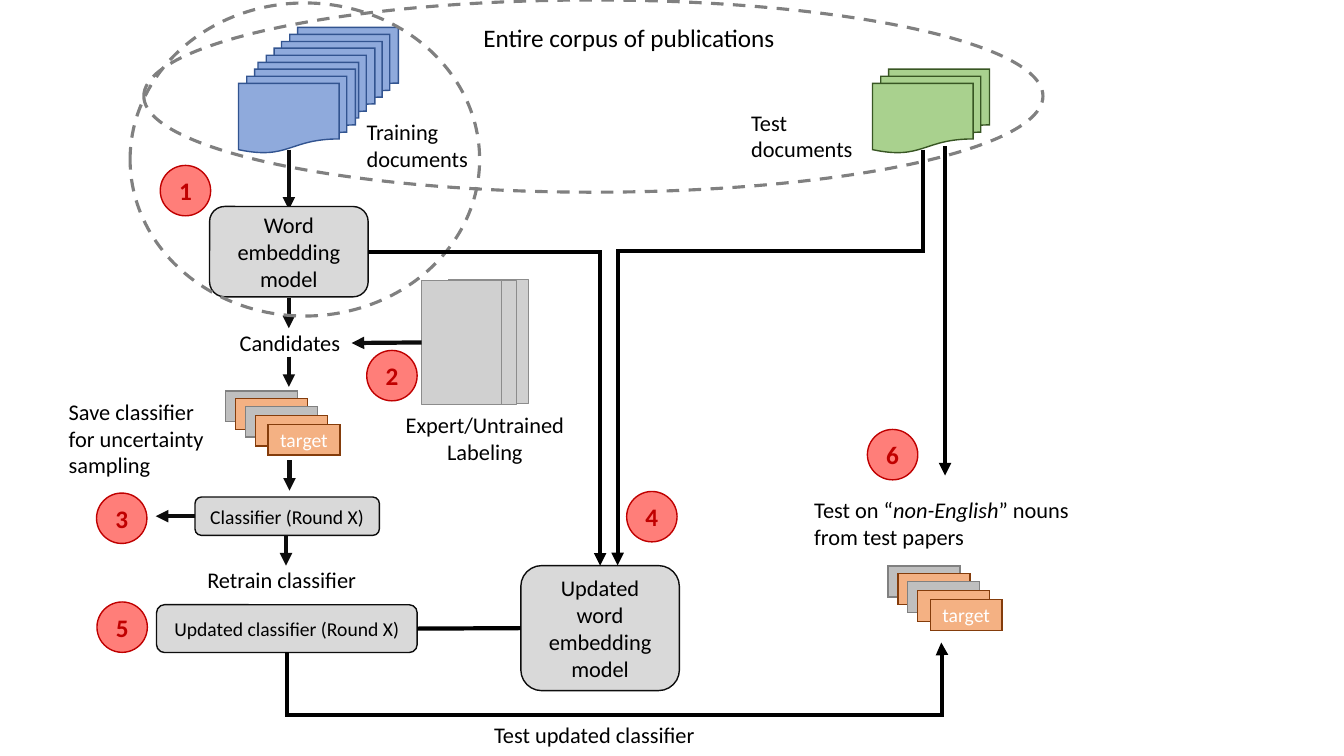
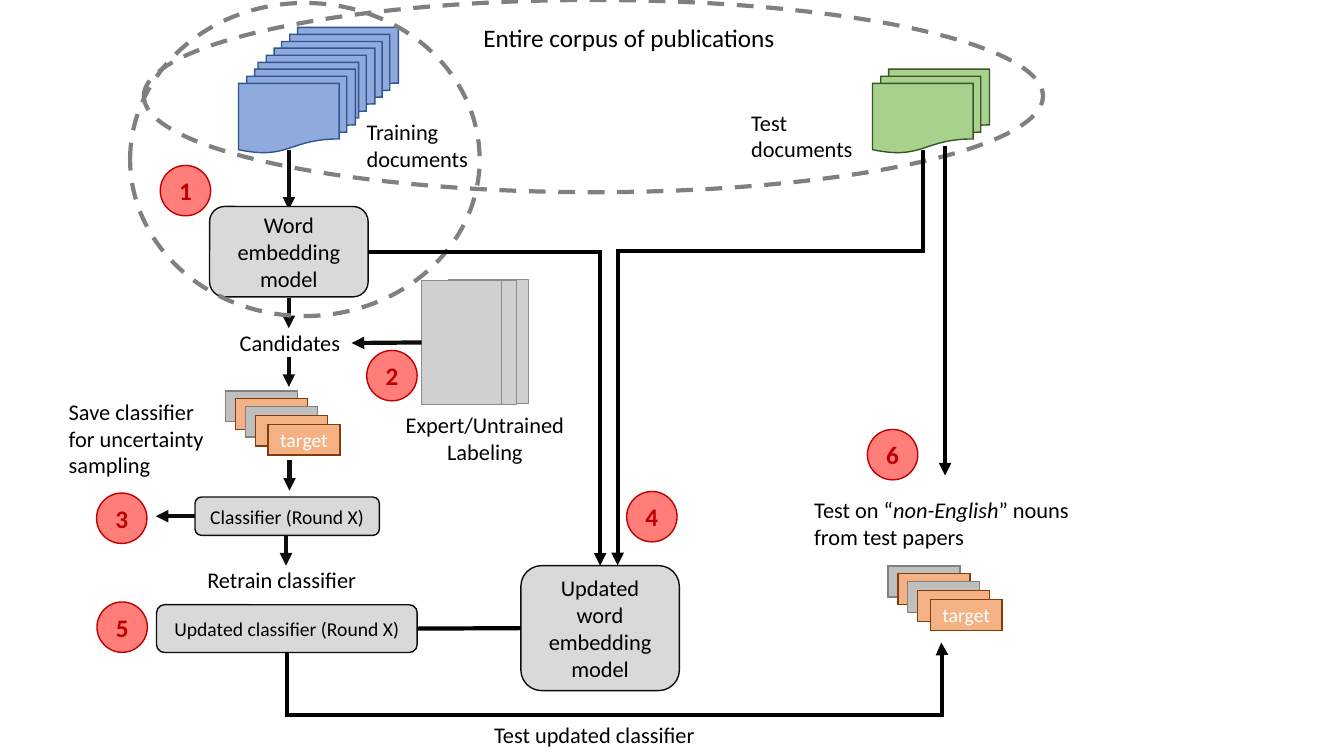
Before and after one commit to rtchoua/activePolyNER, a slide deck: slide 1 of alpolyner.pptx. Drawn at 1344x756 pixels with LibreOffice and Linux fonts; fonts in the diff are those of the drawing; grey boxes stand for pictures. Boxes give left, top, right and bottom in pixels: in the first picture for what was removed or moved away, otherwise in the second. Text is boxed around its words. In the diff, an @@ line names an element or a change of style, - is before the commit and + after.

Commit message:
Not sure what changed in ppt?

```diff
--- a/alpolyner.pptx
+++ b/alpolyner.pptx
@@ ellipse at <box>130,3,480,317</box>: outline #808080 2.25 pt dashed to #808080 3 pt dashed @@
@@ ellipse at <box>144,0,1044,193</box>: outline #808080 2.25 pt dashed to #808080 3 pt dashed @@
```
